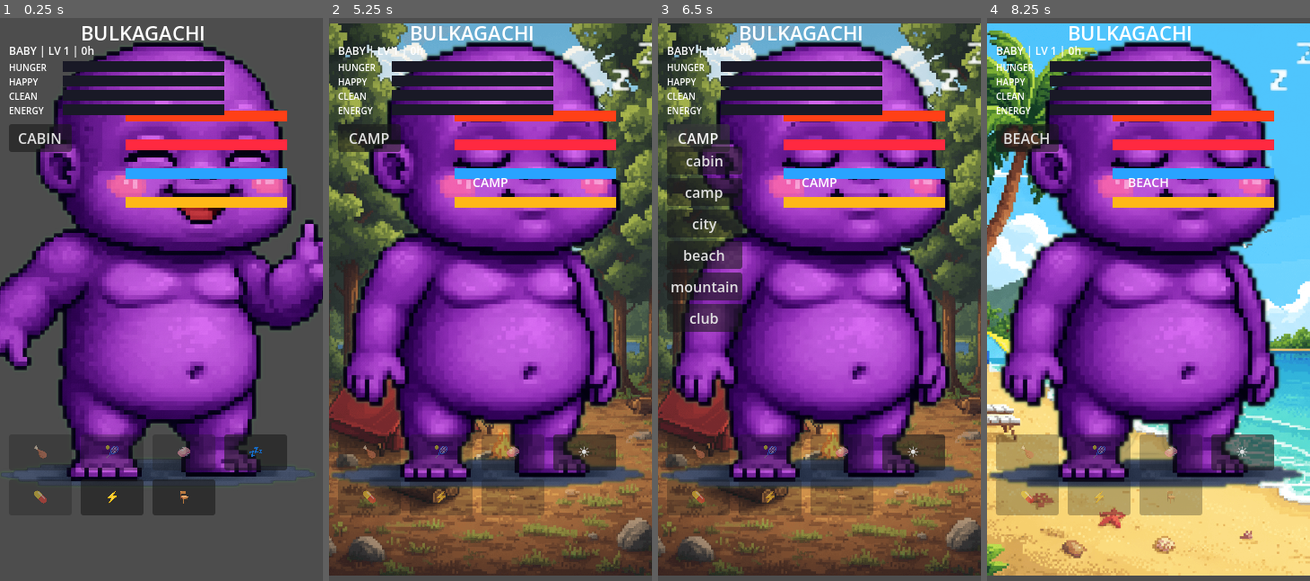
Above: before the commit, frames 1-4 (left to right).
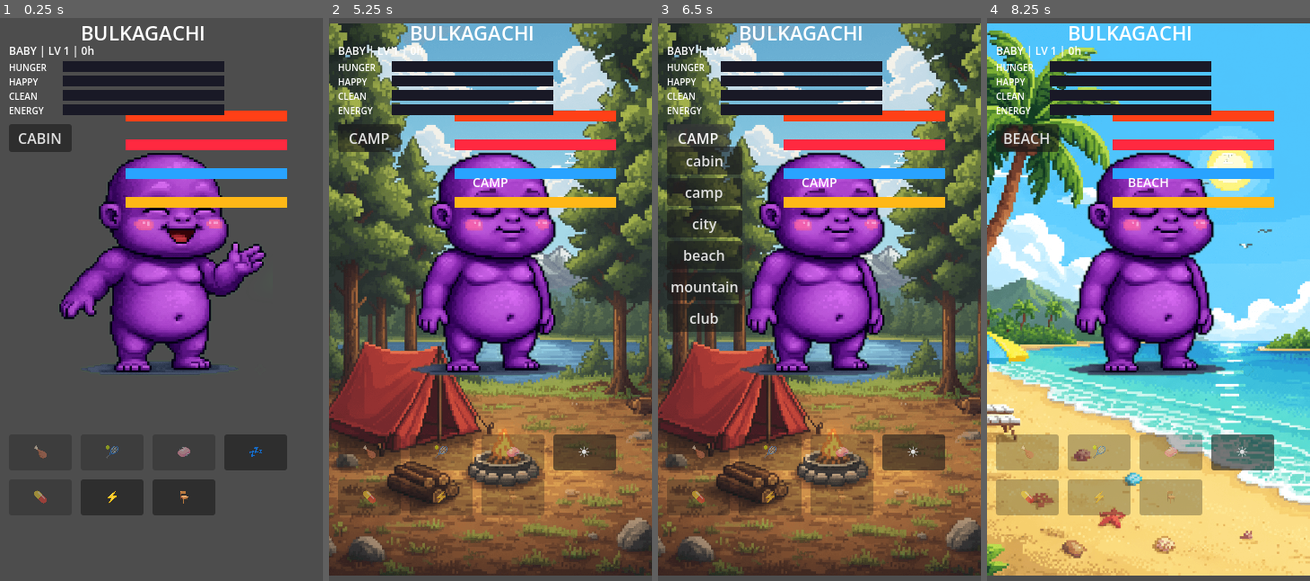
Above: after the commit, the same moments.

Repository: pasekaalex/bulkagachi-godot
Game: Godot game, scene res://main.tscn
The game is run twice, just before and just after one commit, with the same random seed, the same clock (stepped at 60 frames per second) and the same inputs.
Inputs:
- Up to frame 1 (0.25 s): no input
- Up to frame 2 (5.25 s): click "CABIN" at 0.5 s; click "cabin" at 1.25 s; click "💤" at 2 s; click "⚡" at 2.75 s; click "🪑" at 3.5 s; click "CABIN" at 4.25 s; click "camp" at 5 s
- Up to frame 3 (6.5 s): click "CAMP" at 5.75 s
- Up to frame 4 (8.25 s): click "city" at 6.5 s; click "CITY" at 7.25 s; click "beach" at 8 s

The runs differ from the first frame. In frame 1, 44% of the frame differs, in the area x 0-100%, y 4-83%; in frame 2, 43%; in frame 3, 43%; in frame 4, 44%, in the area x 0-100%, y 3-84%.

Commit message:
Smaller sprite scale

Diff:
--- a/game.gd
+++ b/game.gd
@@ -56,7 +56,7 @@
 	# Pet - smaller, centered
 	pet_sprite = Sprite2D.new()
 	pet_sprite.position = Vector2(180, 280)
-	pet_sprite.scale = Vector2(0.5, 0.5)
+	pet_sprite.scale = Vector2(0.25, 0.25)
 	add_child(pet_sprite)
 
 	# Title
